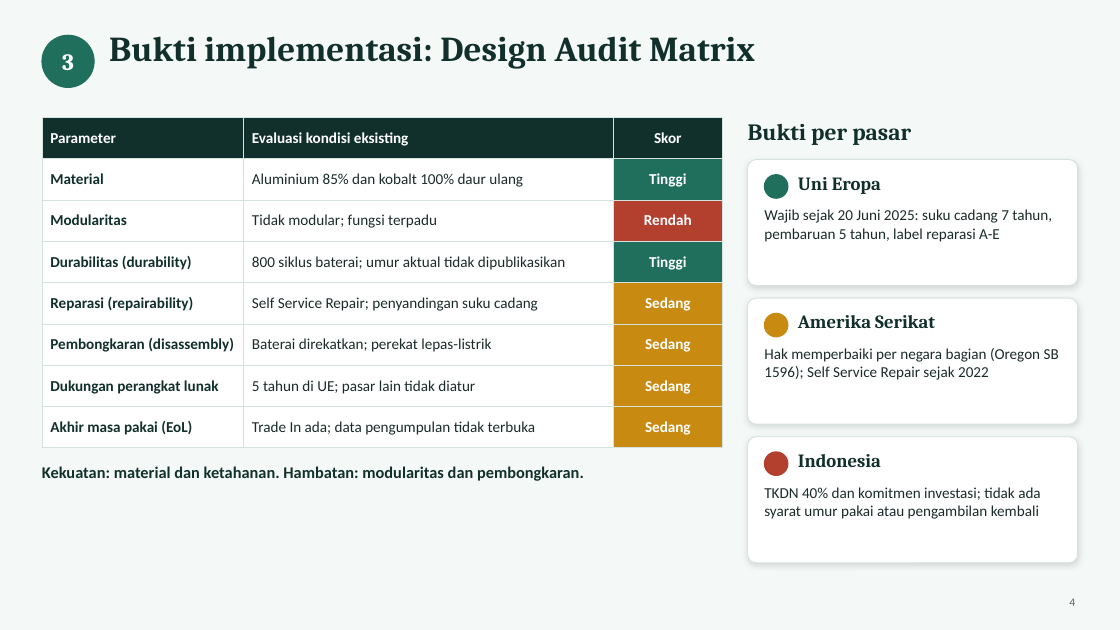
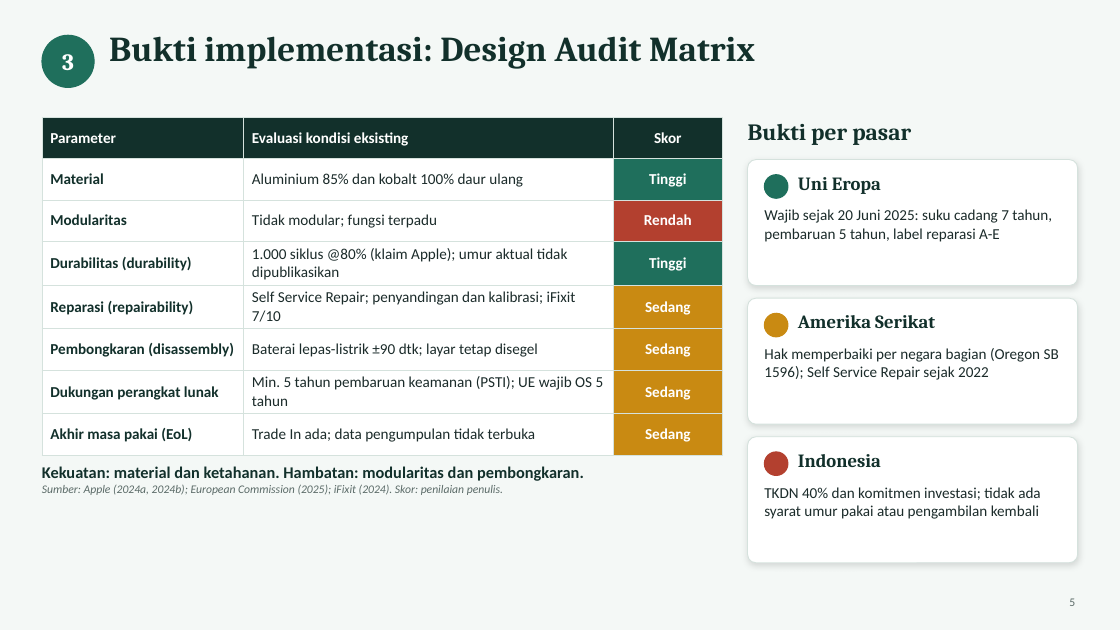
Before and after one commit to farhansech/EXACOUNT, a slide deck: slide 5 of Tugas_Week_5_Revisi-Francisco_Correia_Soares_164125002.pptx (slide 4 before the commit). Drawn at 1120x630 pixels with LibreOffice and Linux fonts; fonts in the diff are those of the drawing. Boxes give left, top, right and bottom in pixels: in the first picture for what was removed or moved away, otherwise in the second. Text is boxed around its words. In the diff, an @@ line names an element or a change of style, - is before the commit and + after.

```diff
--- a/Tugas_Week_5_Revisi-Francisco_Correia_Soares_164125002.pptx
+++ b/Tugas_Week_5_Revisi-Francisco_Correia_Soares_164125002.pptx
@@ table at [42,118,723,448] @@
-row 4, column 2: 800 siklus baterai; umur aktual tidak dipublikasikan
+row 4, column 2: 1.000 siklus @80% (klaim Apple); umur aktual tidak dipublikasikan
-row 5, column 2: Self Service Repair; penyandingan suku cadang
+row 5, column 2: Self Service Repair; penyandingan dan kalibrasi; iFixit 7/10
-row 6, column 2: Baterai direkatkan; perekat lepas-listrik
+row 6, column 2: Baterai lepas-listrik ±90 dtk; layar tetap disegel
-row 7, column 2: 5 tahun di UE; pasar lain tidak diatur
+row 7, column 2: Min. 5 tahun pembaruan keamanan (PSTI); UE wajib OS 5 tahun
@@ text at [42,484,503,495]: paragraph added @@
+Sumber: Apple (2024a, 2024b); European Commission (2025); iFixit (2024). Skor: penilaian penulis.
@@ text at [1069,598,1075,606]: text changed @@
-4
+5
```
Also in this commit, not shown: 7 other slides changed, 2 slides added.
